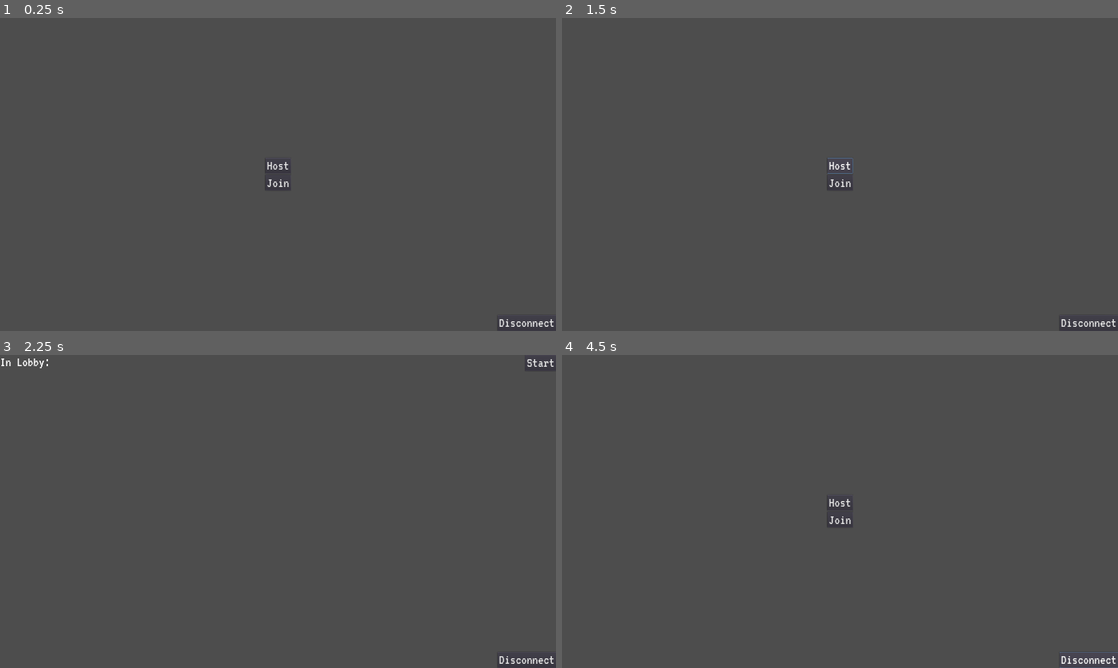
Above: before the commit, frames 1-4 (two rows, left to right).
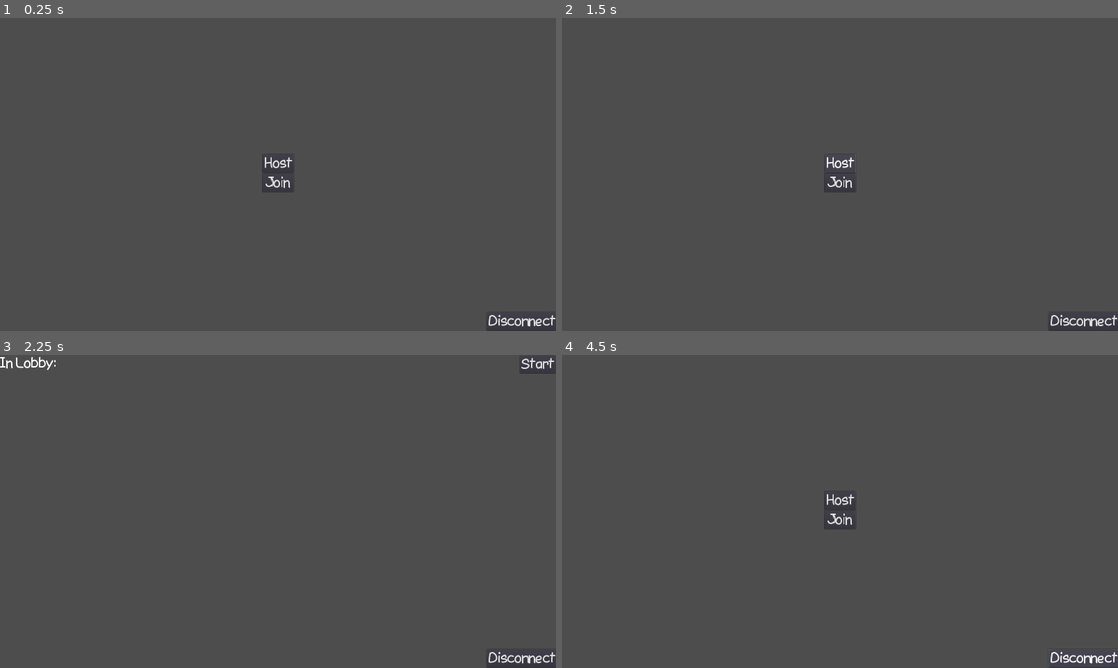
Above: after the commit, the same moments.

Repository: Mortim-Portim/SnakePro_godot
Game: Godot game, scene res://NetLobby/InGame.tscn
Same seed, same stepped clock (60 frames per second), same inputs: the game is played once before the commit and once after it. This scene is started directly instead of the project's main scene.
Inputs:
- Up to frame 1 (0.25 s): no input
- Up to frame 2 (1.5 s): tap Enter (ui_accept) at 0.5, 0.77 s; hold Right (ui_right) 0.53-1.25 s; click "Host" at 1.25 s
- Up to frame 3 (2.25 s): click "Join" at 2 s
- Up to frame 4 (4.5 s): click "Start" at 2.75 s; click "Start" at 3.5 s; click "Disconnect" at 4.25 s

The runs differ from the first frame. In frame 1, 0.4% of the frame differs, in the area x 47-100%, y 44-100%; in frame 2, 0.5%; in frame 3, 0.5%, in the area x 0-100%, y 0-100%; in frame 4, 0.5%.

Commit message:
test

Diff:
--- a/NetLobby/InGame.tscn
+++ b/NetLobby/InGame.tscn
@@ -3,7 +3,7 @@
 [ext_resource path="res://NetLobby/Menu.tscn" type="PackedScene" id=1]
 [ext_resource path="res://NetLobby/Lobby.tscn" type="PackedScene" id=2]
 [ext_resource path="res://NetLobby/InGame.gd" type="Script" id=3]
-[ext_resource path="res://r_Standard/Font/VT323.ttf" type="DynamicFontData" id=4]
+[ext_resource path="res://r_Standard/Font/comic.ttf" type="DynamicFontData" id=4]
 
 [sub_resource type="DynamicFont" id=1]
 size = 48
@@ -29,10 +29,10 @@
 anchor_top = 0.5
 anchor_right = 0.5
 anchor_bottom = 0.5
-margin_left = 1718.0
-margin_top = 1025.0
-margin_right = 1920.0
-margin_bottom = 1080.0
+margin_left = 1680.0
+margin_top = 1015.0
+margin_right = 1917.0
+margin_bottom = 1077.0
 custom_fonts/font = SubResource( 1 )
 text = "Disconnect"
 __meta__ = {
--- a/NetLobby/Lobby.tscn
+++ b/NetLobby/Lobby.tscn
@@ -1,9 +1,7 @@
 [gd_scene load_steps=5 format=2]
 
 [ext_resource path="res://NetLobby/Lobby.gd" type="Script" id=1]
-[ext_resource path="res://r_Standard/Font/VT323.ttf" type="DynamicFontData" id=2]
-
-
+[ext_resource path="res://r_Standard/Font/comic.ttf" type="DynamicFontData" id=2]
 
 [sub_resource type="DynamicFont" id=1]
 size = 48
@@ -29,15 +27,15 @@
 }
 
 [node name="inLobby" type="Label" parent="Names"]
-margin_right = 171.0
-margin_bottom = 49.0
+margin_right = 191.0
+margin_bottom = 56.0
 custom_fonts/font = SubResource( 1 )
 text = "In Lobby:"
 
 [node name="Button" type="Button" parent="."]
-margin_left = 1813.0
+margin_left = 1795.0
 margin_right = 1920.0
-margin_bottom = 55.0
+margin_bottom = 62.0
 custom_fonts/font = SubResource( 2 )
 text = "Start"
 __meta__ = {
--- a/NetLobby/Menu.tscn
+++ b/NetLobby/Menu.tscn
@@ -1,7 +1,7 @@
 [gd_scene load_steps=5 format=2]
 
 [ext_resource path="res://NetLobby/Menu.gd" type="Script" id=1]
-[ext_resource path="res://r_Standard/Font/VT323.ttf" type="DynamicFontData" id=2]
+[ext_resource path="res://r_Standard/Font/comic.ttf" type="DynamicFontData" id=2]
 
 [sub_resource type="DynamicFont" id=1]
 size = 48
@@ -20,24 +20,24 @@
 }
 
 [node name="Buttons" type="VBoxContainer" parent="."]
-margin_left = 916.0
-margin_top = 483.0
-margin_right = 1004.0
-margin_bottom = 597.0
+margin_left = 906.0
+margin_top = 470.0
+margin_right = 1015.0
+margin_bottom = 598.0
 __meta__ = {
 "_edit_use_anchors_": false
 }
 
 [node name="Host" type="Button" parent="Buttons"]
-margin_right = 88.0
-margin_bottom = 55.0
+margin_right = 109.0
+margin_bottom = 62.0
 custom_fonts/font = SubResource( 1 )
 text = "Host"
 
 [node name="Join" type="Button" parent="Buttons"]
-margin_top = 59.0
-margin_right = 88.0
-margin_bottom = 114.0
+margin_top = 66.0
+margin_right = 109.0
+margin_bottom = 128.0
 custom_fonts/font = SubResource( 2 )
 text = "Join"
 [connection signal="pressed" from="Buttons/Host" to="." method="_on_Host_pressed"]
